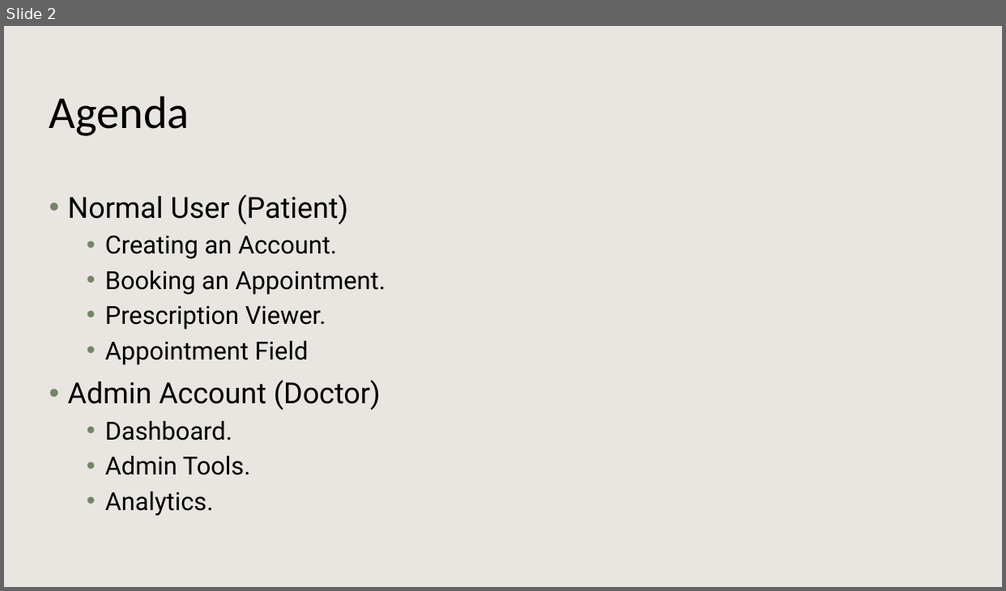
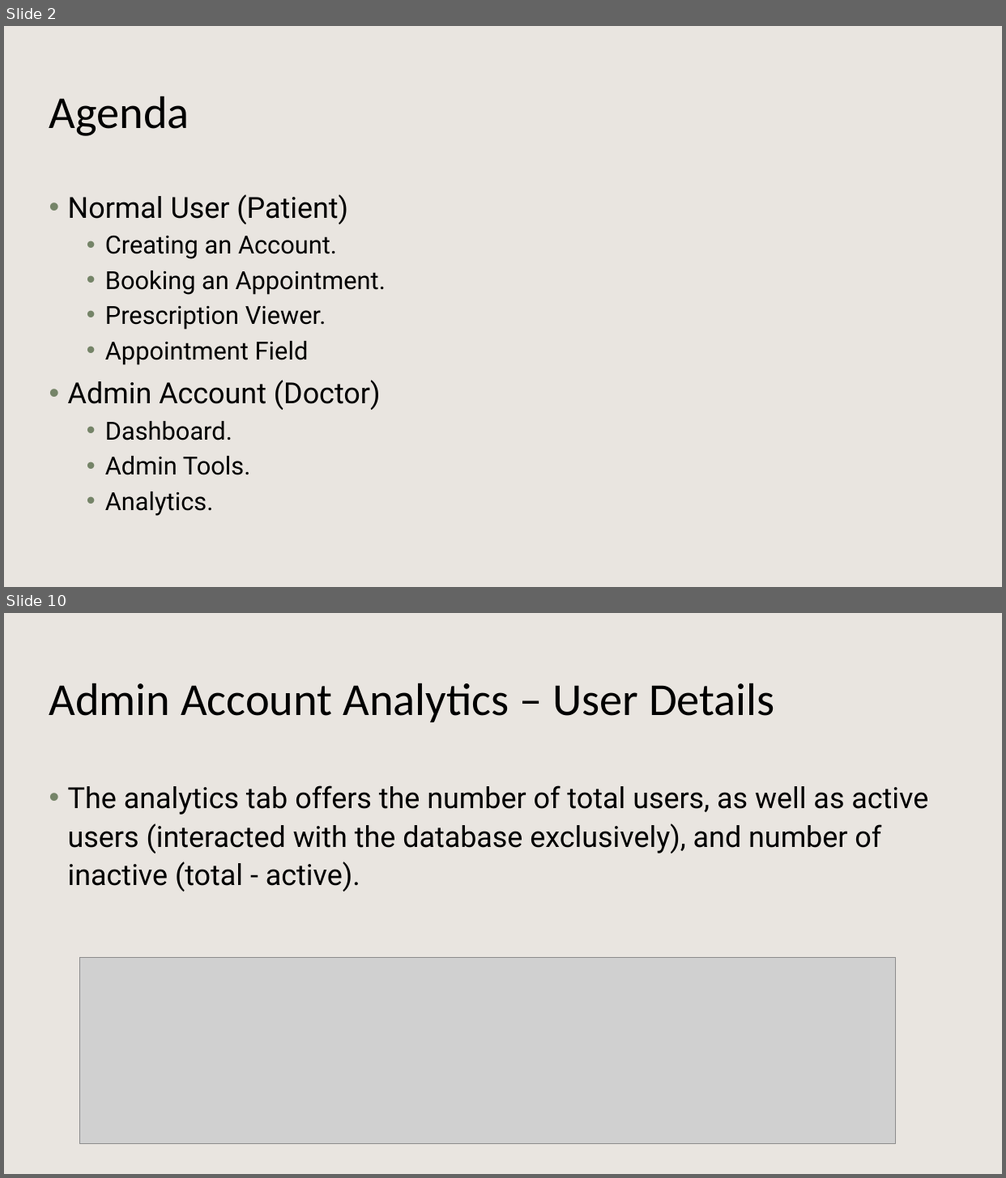
Before and after one commit to Kaylaheady/webDevPortalAndScheduling, a slide deck: docs/Online Appointment and Record System Demo.pptx. Shown one above the other, each under a label of ours: slide 2 before the commit, slides 2 and 10 after it; the slides between them are not shown. The pictures are 1006x591 and 1006x1178 pixels, drawn with LibreOffice and Linux fonts; fonts in the diff are those of the drawing; grey boxes stand for pictures; background and template pictures are left out. Boxes give left, top, right and bottom in pixels: in the first picture for what was removed or moved away, otherwise in the second. Text is boxed around its words. In the diff, an @@ line names an element or a change of style, - is before the commit and + after.

```diff
--- a/docs/Online Appointment and Record System Demo.pptx
+++ b/docs/Online Appointment and Record System Demo.pptx
@@ slide 10 added at [4, 613, 1002, 1174], background #FFFFFF; not listed: 1 template element that a slide beside it also shows @@
@@ title added at [49, 683, 775, 722], 44 pt, text #000000 @@
+Admin Account Analytics – User Details
@@ text added at [68, 786, 928, 892], 28 pt, text #000000 @@
+• The analytics tab offers the number of total users, as well as active users (interacted with the database exclusively), and number of inactive (total - active).
@@ picture added at [79, 957, 895, 1144] @@
```
Also in this commit, not shown: 9 other slides added.
